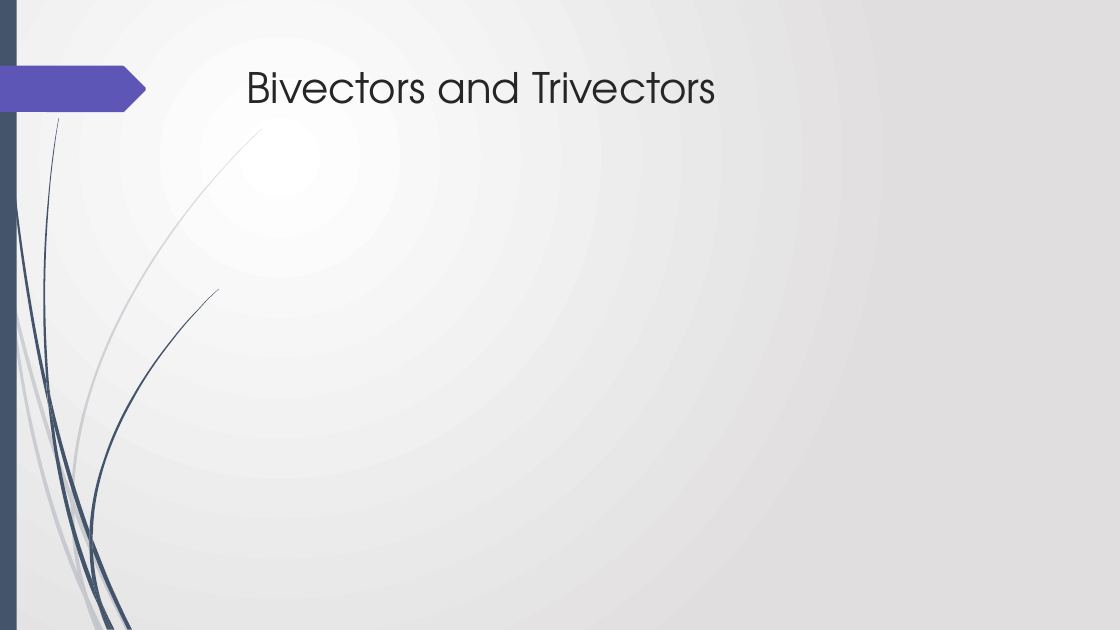
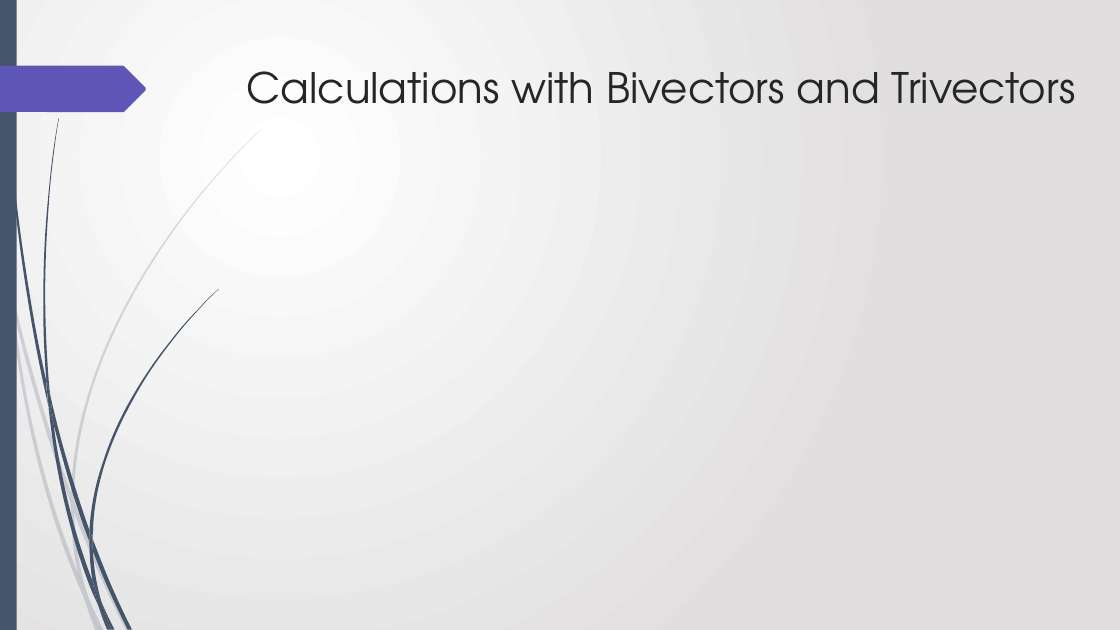
Before and after one commit to ajwillshire/FSharpGA, a slide deck: slide 12 of FSharpGA - 18th July 2019.pptx (slide 10 before the commit). Drawn at 1120x630 pixels with LibreOffice and Linux fonts; fonts in the diff are those of the drawing; grey boxes stand for pictures. Boxes give left, top, right and bottom in pixels: in the first picture for what was removed or moved away, otherwise in the second. Text is boxed around its words. In the diff, an @@ line names an element or a change of style, - is before the commit and + after.

```diff
--- a/FSharpGA - 18th July 2019.pptx
+++ b/FSharpGA - 18th July 2019.pptx
@@ title at <box>247,71,1076,104</box>: text changed @@
-Bivectors and Trivectors
+Calculations with Bivectors and Trivectors
```
Also in this commit, not shown: 5 other slides changed, 2 slides added.
